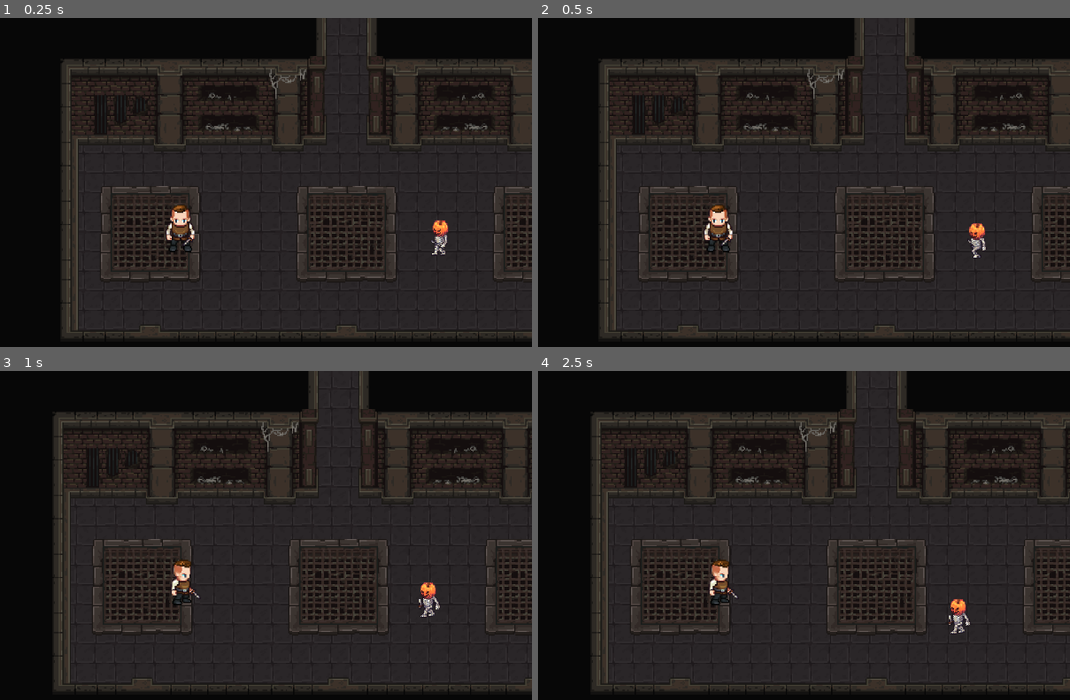
Above: before the commit, frames 1-4 (two rows, left to right).
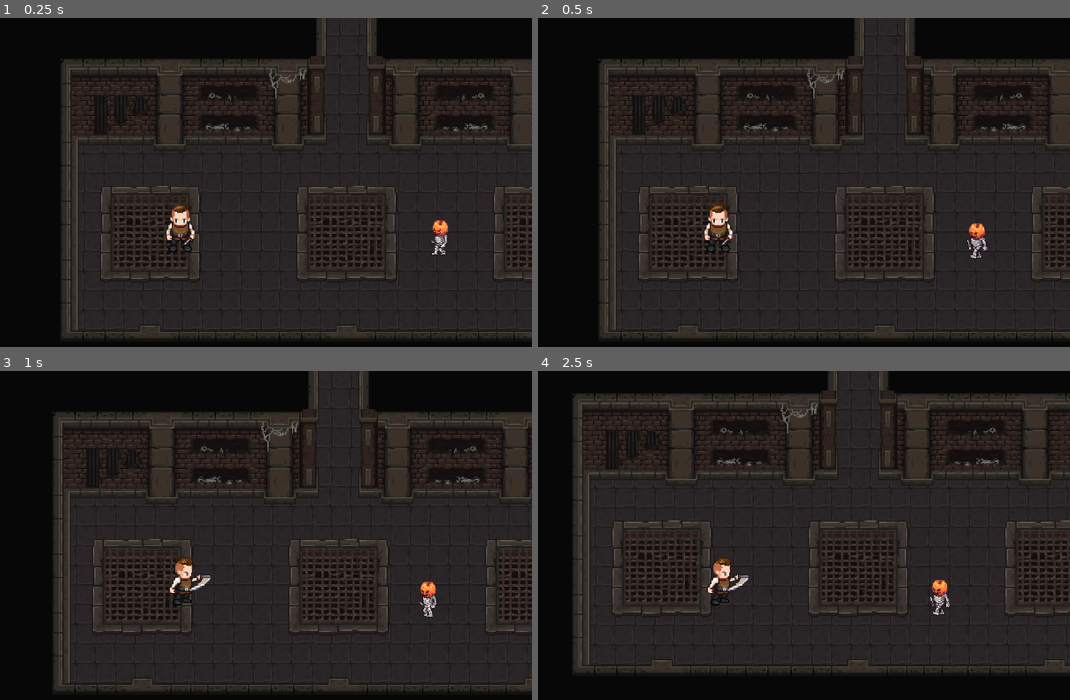
Above: after the commit, the same moments.

Repository: AugustanaCSC380January2024/final-game-polar
Game: Godot game, scene res://scenes/level.tscn
Same seed, same stepped clock (60 frames per second), same inputs: the game is played once before the commit and once after it.
Inputs (mouse positions are in pixels of both pictures, inside the frame that each line leads up to):
- Up to frame 1 (0.25 s): no input
- Up to frame 2 (0.5 s): no input
- Up to frame 3 (1 s): tap Enter at 0.5 s; move the mouse to (335, 548) at 0.52 s; hold D (walk_right) from 0.53 s (still down); click (335, 548) at 0.6 s
- Up to frame 4 (2.5 s): move the mouse to (575, 588) at 1.27 s; release D (walk_right) at 1.28 s; hold S (walk_down) 1.28-2.03 s; click (575, 588) at 1.35 s; move the mouse to (788, 482) at 2.02 s; hold D (walk_right) from 2.03 s (still down); click (788, 482) at 2.1 s

Frame 1 is identical in both runs. In frame 2, less than 0.1% of the frame differs, in the area x 80-85%, y 66-74%; in frame 3, 0.6%; in frame 4, 23%, in the area x 6-100%, y 0-98%.

Commit message:
Increased all animation speeds. Added hurtboxes to player and skeleton which detect the hitbox of the other character

Diff:
--- a/final_project/scenes/player.tscn
+++ b/final_project/scenes/player.tscn
@@ -1,13 +1,12 @@
-[gd_scene load_steps=68 format=3 uid="uid://b3rugo8jdxodo"]
+[gd_scene load_steps=71 format=3 uid="uid://b3rugo8jdxodo"]
 
 [ext_resource type="Script" path="res://scripts/player.gd" id="1_2kea2"]
 [ext_resource type="Texture2D" uid="uid://drtwdunne2wc5" path="res://assets/characters/player_spritesheet.png" id="2_lhmst"]
 [ext_resource type="Script" path="res://scripts/states/state_machine.gd" id="3_nid82"]
 [ext_resource type="Script" path="res://scripts/states/player_walk.gd" id="4_5wvk5"]
 
-[sub_resource type="AtlasTexture" id="AtlasTexture_fhjyd"]
-atlas = ExtResource("2_lhmst")
-region = Rect2(0, 896, 64, 64)
+[sub_resource type="CapsuleShape2D" id="CapsuleShape2D_ffmp5"]
+height = 45.0
 
 [sub_resource type="AtlasTexture" id="AtlasTexture_2v0cd"]
 atlas = ExtResource("2_lhmst")
@@ -29,10 +28,6 @@
 atlas = ExtResource("2_lhmst")
 region = Rect2(320, 896, 64, 64)
 
-[sub_resource type="AtlasTexture" id="AtlasTexture_k0fh7"]
-atlas = ExtResource("2_lhmst")
-region = Rect2(0, 832, 64, 64)
-
 [sub_resource type="AtlasTexture" id="AtlasTexture_lbbkc"]
 atlas = ExtResource("2_lhmst")
 region = Rect2(64, 832, 64, 64)
@@ -53,10 +48,6 @@
 atlas = ExtResource("2_lhmst")
 region = Rect2(320, 832, 64, 64)
 
-[sub_resource type="AtlasTexture" id="AtlasTexture_5yk55"]
-atlas = ExtResource("2_lhmst")
-region = Rect2(0, 960, 64, 64)
-
 [sub_resource type="AtlasTexture" id="AtlasTexture_07g7i"]
 atlas = ExtResource("2_lhmst")
 region = Rect2(64, 960, 64, 64)
@@ -77,10 +68,6 @@
 atlas = ExtResource("2_lhmst")
 region = Rect2(320, 960, 64, 64)
 
-[sub_resource type="AtlasTexture" id="AtlasTexture_wbxm4"]
-atlas = ExtResource("2_lhmst")
-region = Rect2(0, 768, 64, 64)
-
 [sub_resource type="AtlasTexture" id="AtlasTexture_avjpb"]
 atlas = ExtResource("2_lhmst")
 region = Rect2(64, 768, 64, 64)
@@ -100,6 +87,30 @@
 [sub_resource type="AtlasTexture" id="AtlasTexture_7ta1e"]
 atlas = ExtResource("2_lhmst")
 region = Rect2(320, 768, 64, 64)
+
+[sub_resource type="AtlasTexture" id="AtlasTexture_brdii"]
+atlas = ExtResource("2_lhmst")
+region = Rect2(0, 1280, 64, 64)
+
+[sub_resource type="AtlasTexture" id="AtlasTexture_3k02m"]
+atlas = ExtResource("2_lhmst")
+region = Rect2(64, 1280, 64, 64)
+
+[sub_resource type="AtlasTexture" id="AtlasTexture_dnp3g"]
+atlas = ExtResource("2_lhmst")
+region = Rect2(128, 1280, 64, 64)
+
+[sub_resource type="AtlasTexture" id="AtlasTexture_eyuu6"]
+atlas = ExtResource("2_lhmst")
+region = Rect2(192, 1280, 64, 64)
+
+[sub_resource type="AtlasTexture" id="AtlasTexture_3hfr4"]
+atlas = ExtResource("2_lhmst")
+region = Rect2(256, 1280, 64, 64)
+
+[sub_resource type="AtlasTexture" id="AtlasTexture_4d3a7"]
+atlas = ExtResource("2_lhmst")
+region = Rect2(320, 1280, 64, 64)
 
 [sub_resource type="AtlasTexture" id="AtlasTexture_vqyi6"]
 atlas = ExtResource("2_lhmst")
@@ -249,9 +260,6 @@
 animations = [{
 "frames": [{
 "duration": 1.0,
-"texture": SubResource("AtlasTexture_fhjyd")
-}, {
-"duration": 1.0,
 "texture": SubResource("AtlasTexture_2v0cd")
 }, {
 "duration": 1.0,
@@ -268,12 +276,9 @@
 }],
 "loop": false,
 "name": &"attack_down",
-"speed": 5.0
-}, {
-"frames": [{
-"duration": 1.0,
-"texture": SubResource("AtlasTexture_k0fh7")
-}, {
+"speed": 8.0
+}, {
+"frames": [{
 "duration": 1.0,
 "texture": SubResource("AtlasTexture_lbbkc")
 }, {
@@ -295,9 +300,6 @@
 }, {
 "frames": [{
 "duration": 1.0,
-"texture": SubResource("AtlasTexture_5yk55")
-}, {
-"duration": 1.0,
 "texture": SubResource("AtlasTexture_07g7i")
 }, {
 "duration": 1.0,
@@ -314,12 +316,9 @@
 }],
 "loop": false,
 "name": &"attack_right",
-"speed": 5.0
-}, {
-"frames": [{
-"duration": 1.0,
-"texture": SubResource("AtlasTexture_wbxm4")
-}, {
+"speed": 8.0
+}, {
+"frames": [{
 "duration": 1.0,
 "texture": SubResource("AtlasTexture_avjpb")
 }, {
@@ -337,7 +336,30 @@
 }],
 "loop": false,
 "name": &"attack_up",
-"speed": 5.0
+"speed": 8.0
+}, {
+"frames": [{
+"duration": 1.0,
+"texture": SubResource("AtlasTexture_brdii")
+}, {
+"duration": 1.0,
+"texture": SubResource("AtlasTexture_3k02m")
+}, {
+"duration": 1.0,
+"texture": SubResource("AtlasTexture_dnp3g")
+}, {
+"duration": 1.0,
+"texture": SubResource("AtlasTexture_eyuu6")
+}, {
+"duration": 1.0,
+"texture": SubResource("AtlasTexture_3hfr4")
+}, {
+"duration": 1.0,
+"texture": SubResource("AtlasTexture_4d3a7")
+}],
+"loop": false,
+"name": &"died",
+"speed": 8.0
 }, {
 "frames": [{
 "duration": 1.0,
@@ -398,7 +420,7 @@
 }],
 "loop": true,
 "name": &"walk_down",
-"speed": 5.0
+"speed": 8.0
 }, {
 "frames": [{
 "duration": 1.0,
@@ -427,7 +449,7 @@
 }],
 "loop": true,
 "name": &"walk_left",
-"speed": 5.0
+"speed": 8.0
 }, {
 "frames": [{
 "duration": 1.0,
@@ -456,7 +478,7 @@
 }],
 "loop": true,
 "name": &"walk_right",
-"speed": 5.0
+"speed": 8.0
 }, {
 "frames": [{
 "duration": 1.0,
@@ -485,14 +507,15 @@
 }],
 "loop": true,
 "name": &"walk_up",
-"speed": 5.0
+"speed": 8.0
 }]
 
 [sub_resource type="CapsuleShape2D" id="CapsuleShape2D_wgqb2"]
 height = 45.0
 
-[sub_resource type="CapsuleShape2D" id="CapsuleShape2D_ffmp5"]
-height = 45.0
+[sub_resource type="CapsuleShape2D" id="CapsuleShape2D_j7ck6"]
+radius = 18.75
+height = 52.5
 
 [node name="Player" type="CharacterBody2D" groups=["player"]]
 scale = Vector2(0.8, 0.8)
@@ -500,36 +523,44 @@
 motion_mode = 1
 script = ExtResource("1_2kea2")
 
-[node name="AnimatedSprite2D" type="AnimatedSprite2D" parent="."]
-position = Vector2(2, 6)
-sprite_frames = SubResource("SpriteFrames_x0xu5")
-animation = &"attack_right"
-autoplay = "idle_down"
-
-[node name="Camera2D" type="Camera2D" parent="."]
-zoom = Vector2(2, 2)
-
-[node name="StateMachine" type="Node" parent="."]
-script = ExtResource("3_nid82")
-
-[node name="PlayerWalk" type="Node" parent="StateMachine" node_paths=PackedStringArray("player")]
-script = ExtResource("4_5wvk5")
-player = NodePath("../..")
-
-[node name="Hurtbox" type="Area2D" parent="."]
-collision_layer = 2
-collision_mask = 4
-
-[node name="CollisionShape2D" type="CollisionShape2D" parent="Hurtbox"]
-position = Vector2(2.5, 12.5)
-shape = SubResource("CapsuleShape2D_wgqb2")
-
 [node name="CollisionShape2D" type="CollisionShape2D" parent="."]
 visible = false
 position = Vector2(1.25, 12.5)
 scale = Vector2(1, 1)
 shape = SubResource("CapsuleShape2D_ffmp5")
 
+[node name="AnimatedSprite2D" type="AnimatedSprite2D" parent="."]
+position = Vector2(2, 6)
+sprite_frames = SubResource("SpriteFrames_x0xu5")
+animation = &"idle_left"
+autoplay = "idle_down"
+frame_progress = 0.149276
+
+[node name="Camera2D" type="Camera2D" parent="."]
+zoom = Vector2(2, 2)
+
+[node name="StateMachine" type="Node" parent="."]
+script = ExtResource("3_nid82")
+
+[node name="PlayerWalk" type="Node" parent="StateMachine" node_paths=PackedStringArray("player")]
+script = ExtResource("4_5wvk5")
+player = NodePath("../..")
+
+[node name="Hurtbox" type="Area2D" parent="."]
+visible = false
+collision_layer = 2
+collision_mask = 16
+
+[node name="CollisionShape2D" type="CollisionShape2D" parent="Hurtbox"]
+position = Vector2(2.5, 12.5)
+shape = SubResource("CapsuleShape2D_wgqb2")
+
+[node name="Hitbox" type="Area2D" parent="."]
+
+[node name="CollisionShape2D" type="CollisionShape2D" parent="Hitbox"]
+position = Vector2(2.5, 12.5)
+shape = SubResource("CapsuleShape2D_j7ck6")
+
 [connection signal="animation_finished" from="AnimatedSprite2D" to="." method="_on_animated_sprite_2d_animation_finished"]
 [connection signal="body_entered" from="Hurtbox" to="." method="_on_hurtbox_body_entered"]
 [connection signal="body_exited" from="Hurtbox" to="." method="_on_hurtbox_body_exited"]
--- a/final_project/scenes/skeleton.tscn
+++ b/final_project/scenes/skeleton.tscn
@@ -7,10 +7,6 @@
 [ext_resource type="Script" path="res://scripts/states/enemy_follow.gd" id="5_5fj6a"]
 [ext_resource type="Script" path="res://scripts/states/enemy_attack.gd" id="6_l7kbb"]
 
-[sub_resource type="AtlasTexture" id="AtlasTexture_du5gf"]
-atlas = ExtResource("1_0wj4l")
-region = Rect2(0, 896, 64, 64)
-
 [sub_resource type="AtlasTexture" id="AtlasTexture_2fcb5"]
 atlas = ExtResource("1_0wj4l")
 region = Rect2(64, 896, 64, 64)
@@ -31,14 +27,6 @@
 atlas = ExtResource("1_0wj4l")
 region = Rect2(320, 896, 64, 64)
 
-[sub_resource type="AtlasTexture" id="AtlasTexture_ay6fu"]
-atlas = ExtResource("1_0wj4l")
-region = Rect2(0, 832, 64, 64)
-
-[sub_resource type="AtlasTexture" id="AtlasTexture_i43qj"]
-atlas = ExtResource("1_0wj4l")
-region = Rect2(64, 832, 64, 64)
-
 [sub_resource type="AtlasTexture" id="AtlasTexture_ygipx"]
 atlas = ExtResource("1_0wj4l")
 region = Rect2(128, 832, 64, 64)
@@ -55,10 +43,6 @@
 atlas = ExtResource("1_0wj4l")
 region = Rect2(320, 832, 64, 64)
 
-[sub_resource type="AtlasTexture" id="AtlasTexture_ooy2q"]
-atlas = ExtResource("1_0wj4l")
-region = Rect2(0, 960, 64, 64)
-
 [sub_resource type="AtlasTexture" id="AtlasTexture_7t408"]
 atlas = ExtResource("1_0wj4l")
 region = Rect2(64, 960, 64, 64)
@@ -78,10 +62,6 @@
 [sub_resource type="AtlasTexture" id="AtlasTexture_b2ebg"]
 atlas = ExtResource("1_0wj4l")
 region = Rect2(320, 960, 64, 64)
-
-[sub_resource type="AtlasTexture" id="AtlasTexture_qaudl"]
-atlas = ExtResource("1_0wj4l")
-region = Rect2(0, 768, 64, 64)
 
 [sub_resource type="AtlasTexture" id="AtlasTexture_e27ac"]
 atlas = ExtResource("1_0wj4l")
@@ -251,9 +231,6 @@
 animations = [{
 "frames": [{
 "duration": 1.0,
-"texture": SubResource("AtlasTexture_du5gf")
-}, {
-"duration": 1.0,
 "texture": SubResource("AtlasTexture_2fcb5")
 }, {
 "duration": 1.0,
@@ -268,17 +245,11 @@
 "duration": 1.0,
 "texture": SubResource("AtlasTexture_18hfr")
 }],
-"loop": true,
+"loop": false,
 "name": &"attack_down",
-"speed": 5.0
-}, {
-"frames": [{
-"duration": 1.0,
-"texture": SubResource("AtlasTexture_ay6fu")
-}, {
-"duration": 1.0,
-"texture": SubResource("AtlasTexture_i43qj")
-}, {
+"speed": 8.0
+}, {
+"frames": [{
 "duration": 1.0,
 "texture": SubResource("AtlasTexture_ygipx")
 }, {
@@ -291,14 +262,11 @@
 "duration": 1.0,
 "texture": SubResource("AtlasTexture_0sn4b")
 }],
-"loop": true,
+"loop": false,
 "name": &"attack_left",
-"speed": 5.0
-}, {
-"frames": [{
-"duration": 1.0,
-"texture": SubResource("AtlasTexture_ooy2q")
-}, {
+"speed": 8.0
+}, {
+"frames": [{
 "duration": 1.0,
 "texture": SubResource("AtlasTexture_7t408")
 }, {
@@ -314,14 +282,11 @@
 "duration": 1.0,
 "texture": SubResource("AtlasTexture_b2ebg")
 }],
-"loop": true,
+"loop": false,
 "name": &"attack_right",
-"speed": 5.0
-}, {
-"frames": [{
-"duration": 1.0,
-"texture": SubResource("AtlasTexture_qaudl")
-}, {
+"speed": 8.0
+}, {
+"frames": [{
 "duration": 1.0,
 "texture": SubResource("AtlasTexture_e27ac")
 }, {
@@ -337,9 +302,9 @@
 "duration": 1.0,
 "texture": SubResource("AtlasTexture_gb414")
 }],
-"loop": true,
+"loop": false,
 "name": &"attack_up",
-"speed": 5.0
+"speed": 8.0
 }, {
 "frames": [{
 "duration": 1.0,
@@ -400,7 +365,7 @@
 }],
 "loop": true,
 "name": &"walk_down",
-"speed": 5.0
+"speed": 8.0
 }, {
 "frames": [{
 "duration": 1.0,
@@ -429,7 +394,7 @@
 }],
 "loop": true,
 "name": &"walk_left",
-"speed": 5.0
+"speed": 8.0
 }, {
 "frames": [{
 "duration": 1.0,
@@ -458,7 +423,7 @@
 }],
 "loop": true,
 "name": &"walk_right",
-"speed": 5.0
+"speed": 8.0
 }, {
 "frames": [{
 "duration": 1.0,
@@ -487,7 +452,7 @@
 }],
 "loop": true,
 "name": &"walk_up",
-"speed": 5.0
+"speed": 8.0
 }]
 
 [sub_resource type="CapsuleShape2D" id="CapsuleShape2D_lq8gc"]
@@ -496,6 +461,10 @@
 
 [sub_resource type="CapsuleShape2D" id="CapsuleShape2D_2qw86"]
 height = 38.0
+
+[sub_resource type="CapsuleShape2D" id="CapsuleShape2D_355el"]
+radius = 17.0
+height = 44.0
 
 [node name="Skeleton" type="CharacterBody2D"]
 collision_layer = 4
@@ -505,8 +474,9 @@
 [node name="AnimatedSprite2D" type="AnimatedSprite2D" parent="."]
 scale = Vector2(0.8, 0.8)
 sprite_frames = SubResource("SpriteFrames_l26s4")
-animation = &"attack_down"
+animation = &"walk_up"
 autoplay = "idle_down"
+frame_progress = 0.471207
 
 [node name="CollisionShape2D" type="CollisionShape2D" parent="."]
 visible = false
@@ -535,7 +505,17 @@
 collision_mask = 2
 
 [node name="CollisionShape2D" type="CollisionShape2D" parent="Hurtbox"]
+visible = false
 position = Vector2(0, 6)
 shape = SubResource("CapsuleShape2D_2qw86")
 
+[node name="Hitbox" type="Area2D" parent="."]
+collision_layer = 16
+collision_mask = 2
+
+[node name="CollisionShape2D" type="CollisionShape2D" parent="Hitbox"]
+position = Vector2(0, 6)
+shape = SubResource("CapsuleShape2D_355el")
+
 [connection signal="body_entered" from="Hurtbox" to="." method="_on_hurtbox_body_entered"]
+[connection signal="body_entered" from="Hitbox" to="." method="_on_hitbox_body_entered"]
--- a/final_project/scripts/level.gd
+++ b/final_project/scripts/level.gd
@@ -6,5 +6,6 @@
 	get_tree().reload_current_scene()
 
 
+
 func _on_skeleton_died():
-	print("signal")
+	print("test")
--- a/final_project/scripts/player.gd
+++ b/final_project/scripts/player.gd
@@ -14,6 +14,32 @@
 signal took_damage
 
 func _physics_process(delta):
+	if !Input.is_anything_pressed():
+		velocity = Vector2()
+	move_and_slide()
+	update_animations(direction)
+
+func update_animations(direction):
+	if animated_sprite :
+		if Input.is_action_just_pressed("attack"):
+			animated_sprite.play("attack_" + direction)
+		if is_attacking != true:
+			if velocity.x == 0 && velocity.y == 0 :
+				animated_sprite.play("idle_" + direction)
+			else:
+				animated_sprite.play("walk_" + direction)
+
+
+func _on_hurtbox_body_entered(body):
+	print("hurtbox")
+	enemies_to_attack.append(body)
+	body.take_damage(100)
+	if body is Skeleton:
+		#health -= 100
+		if health <= 0:
+			died.emit()
+
+func _input(event):
 	if Input.is_action_pressed("walk_down"):
 		velocity.y = player_speed
 		direction = "down"
@@ -39,35 +65,6 @@
 		attack()
 	if is_attacking:
 		velocity = Vector2()
-	if !Input.is_anything_pressed():
-		velocity = Vector2()
-	move_and_slide()
-	update_animations(direction)
-
-func update_animations(direction):
-	if animated_sprite :
-		if Input.is_action_just_pressed("attack"):
-			animated_sprite.play("attack_" + direction)
-		if is_attacking != true:
-			if velocity.x == 0 && velocity.y == 0 :
-				animated_sprite.play("idle_" + direction)
-			else:
-				animated_sprite.play("walk_" + direction)
-
-
-func _on_hurtbox_body_entered(body):
-	enemies_to_attack.append(body)
-	print(enemies_to_attack)
-	body.take_damage(100)
-	print(body.health)
-	if body is Skeleton:
-		#health -= 100
-		print(health)
-		if health <= 0:
-			died.emit()
-
-func _input(event):
-	pass
 
 func attack():
 	for body in enemies_to_attack:
@@ -77,4 +74,3 @@
 func _on_hurtbox_body_exited(body):
 	if enemies_to_attack.has(body):
 		enemies_to_attack.erase(body)
-		print(enemies_to_attack)
--- a/final_project/scripts/skeleton.gd
+++ b/final_project/scripts/skeleton.gd
@@ -40,9 +40,13 @@
 
 
 func take_damage(damage: int):
-	health -= damage
-	print(health)
+
+	health = 0
 	died.emit()
 	if health <= 0:
 		print("test")
 		died.emit()
+
+
+func _on_hitbox_body_entered(body):
+	print("hitbox")
Not shown: 1 places in final_project/scenes/skeleton.tscn that only renumber resources
